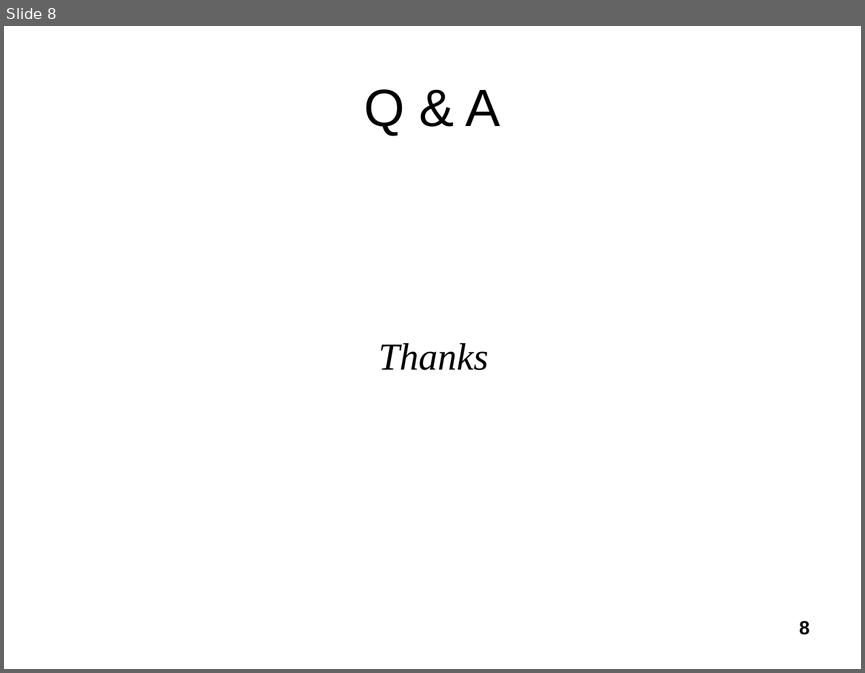
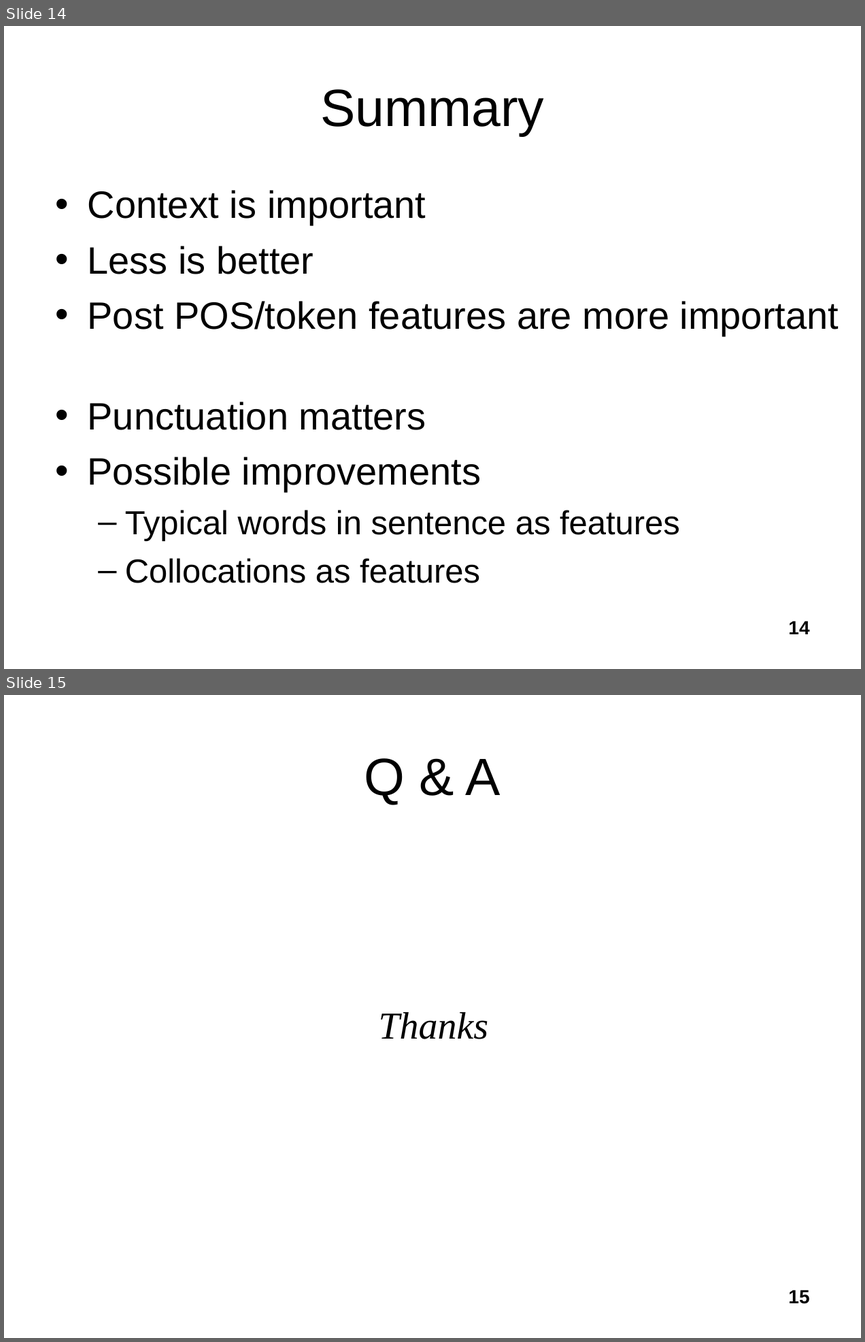
Before and after one commit to tallshort/nlpcourse, a slide deck: reports/NLP Project 1.ppt. Shown one above the other, each under a label of ours: slide 8 before the commit, slides 14 and 15 after it. The pictures are 865x673 and 865x1342 pixels, drawn with LibreOffice and Linux fonts; fonts in the diff are those of the drawing. Boxes give left, top, right and bottom in pixels: in the first picture for what was removed or moved away, otherwise in the second. Text is boxed around its words. In the diff, an @@ line names an element or a change of style, - is before the commit and + after.

```diff
--- a/reports/NLP Project 1.ppt
+++ b/reports/NLP Project 1.ppt
@@ slide 14 added at <box>4,26,861,669</box>, background #FFFFFF @@
@@ title added at <box>320,89,544,136</box>, 44 pt, text #000000 @@
+Summary
@@ text added at <box>88,190,838,583</box>, 32 pt, text #000000 @@
+• Context is important
+• Less is better
+• Post POS/token features are more important
+• Punctuation matters
+• Possible improvements
+  – Typical words in sentence as features
+  – Collocations as features
@@ page number added at <box>788,620,809,634</box>, 16 pt, text #000000, bold @@
+14
@@ what was slide 8 is now slide 15 @@
@@ page number at <box>788,1289,809,1304</box>: text changed @@
-8
+15
```
Also in this commit, not shown: 5 slides changed, 7 other slides added, 1 slide removed.
